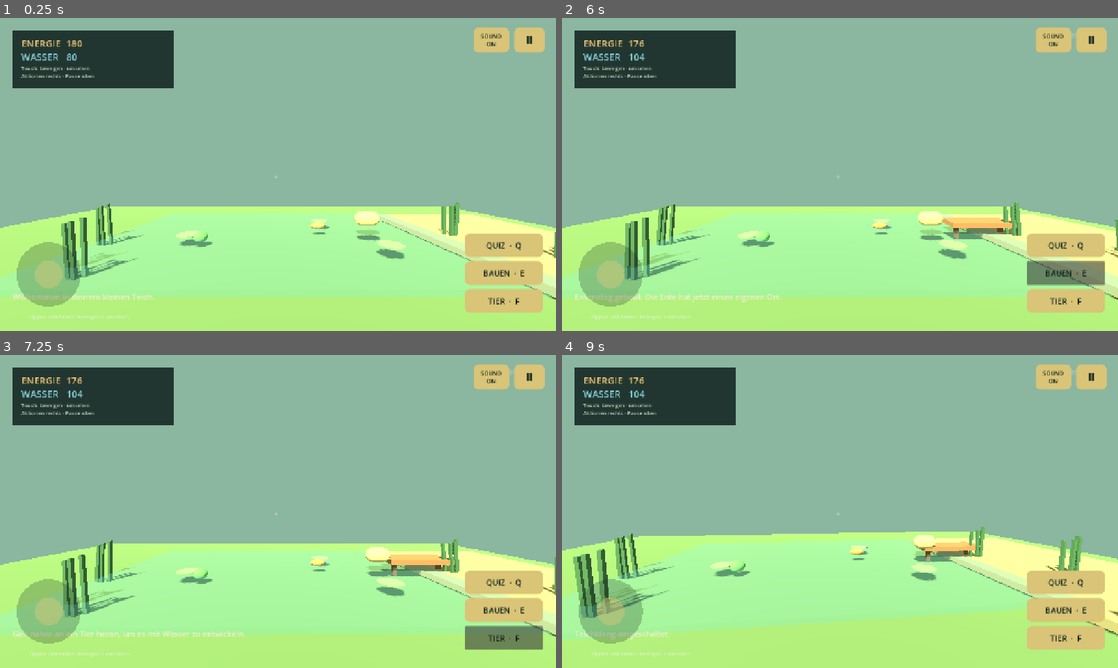
Above: before the commit, frames 1-4 (two rows, left to right).
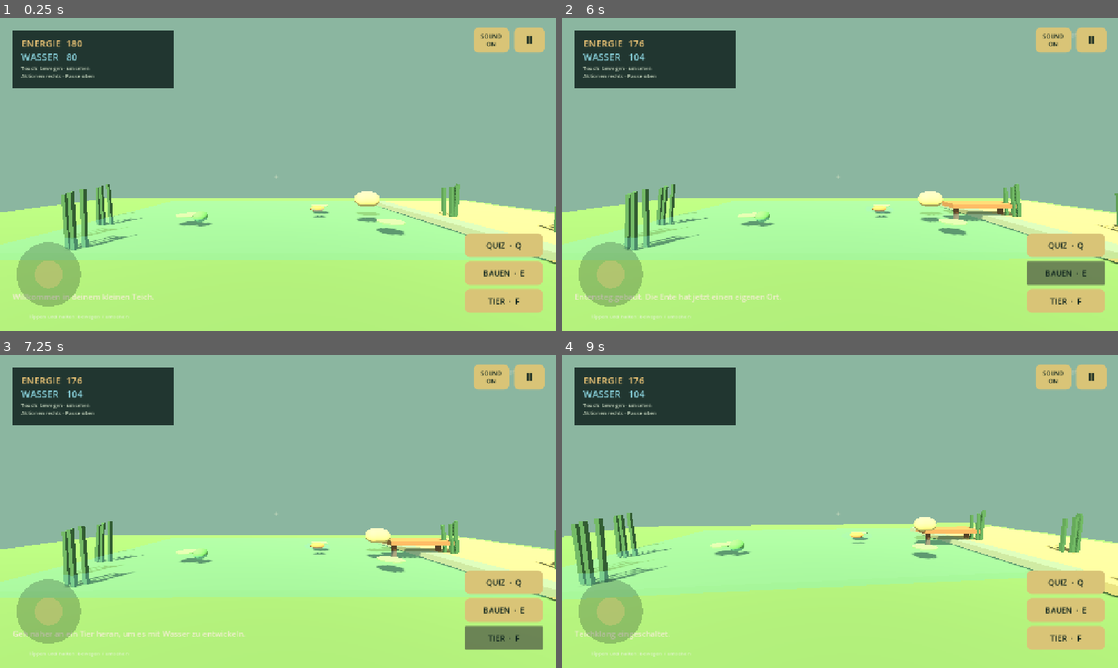
Above: after the commit, the same moments.

Repository: makopipokam/manualai.org
Game: Godot game, scene res://main.tscn
Same seed, same stepped clock (60 frames per second), same inputs: the game is played once before the commit and once after it. Sound files missing from this copy of the repository are replaced by a short silence.
Inputs (mouse positions are in pixels of both pictures, inside the frame that each line leads up to):
- Up to frame 1 (0.25 s): no input
- Up to frame 2 (6 s): click "Ⅱ" at 0.5 s; click "WEITER" at 1.25 s; click "QUIZ · Q" at 2 s; click "Ein ausgewogenes Pflanzenwach…" at 2.75 s; click "Nächste Frage" at 3.5 s; click "Langsam Abstand halten" at 4.25 s; click "Zurück zum Teich" at 5 s; click "BAUEN · E" at 5.75 s
- Up to frame 3 (7.25 s): click "TIER · F" at 6.5 s
- Up to frame 4 (9 s): click "SOUND ON" at 7.25 s; click "SOUND OFF" at 8 s; drag from (840, 511) to (895, 442) at 8.77 s

The runs differ from the first frame. In frame 1, 19% of the frame differs, in the area x 0-100%, y 52-90%; in frame 2, 19%; in frame 3, 19%; in frame 4, 20%, in the area x 0-100%, y 49-92%.

Commit message:
Add pond world collision bodies

Diff:
--- a/godot/pwnd-prototype/scripts/main.gd
+++ b/godot/pwnd-prototype/scripts/main.gd
@@ -87,14 +87,18 @@
 	sun.shadow_enabled = true
 	add_child(sun)
 	_add_box("ground", Vector3(24, 0.35, 18), Vector3(0, -0.25, 0), Color("#6b8f59"))
+	_add_collision_box("ground_collision", Vector3(24, 0.35, 18), Vector3(0, -0.25, 0))
 	water_surface = _add_box("water", Vector3(11, 0.12, 7), Vector3(0, 0.12, -1.3), Color("#4f9eaa"), 0.72)
 	_add_box("bank", Vector3(5, 0.18, 10), Vector3(7.6, 0.05, 0), Color("#a9a06f"))
+	_add_collision_box("bank_collision", Vector3(5, 0.18, 10), Vector3(7.6, 0.05, 0))
 	for x in [-6.0, -4.8, 5.8, 7.0]:
 		_add_reed(Vector3(x, 0, -2.8 + fmod(abs(x) * 1.7, 4.2)))
 	for position in [Vector3(-3.0, 0.22, -1.0), Vector3(1.8, 0.22, -3.0), Vector3(3.2, 0.22, 0.0)]:
 		_add_lily(position)
 	_add_box("shore_stone", Vector3(1.1, 0.6, 0.8), Vector3(-6.5, 0.3, 2.7), Color("#768276"))
+	_add_collision_box("shore_stone_collision", Vector3(1.1, 0.6, 0.8), Vector3(-6.5, 0.3, 2.7))
 	_add_box("shore_stone", Vector3(0.8, 0.5, 0.7), Vector3(5.8, 0.25, 3.1), Color("#8c9280"))
+	_add_collision_box("shore_stone_collision", Vector3(0.8, 0.5, 0.7), Vector3(5.8, 0.25, 3.1))
 
 func _build_ambient_audio() -> void:
 	ambient_audio = AudioStreamPlayer.new()
@@ -122,6 +126,18 @@
 	add_child(item)
 	return item
 
+func _add_collision_box(label_name: String, size: Vector3, position: Vector3) -> StaticBody3D:
+	var body := StaticBody3D.new()
+	body.name = label_name
+	var collision := CollisionShape3D.new()
+	var shape := BoxShape3D.new()
+	shape.size = size
+	collision.shape = shape
+	body.position = position
+	body.add_child(collision)
+	add_child(body)
+	return body
+
 func _add_reed(position: Vector3) -> void:
 	for index in range(4):
 		var reed := _add_box("reed", Vector3(0.08, 1.1 + index * 0.1, 0.08), position + Vector3(index * 0.14, 0.55, sin(index) * 0.16), Color("#48754d"))
@@ -146,7 +162,7 @@
 func _build_player() -> void:
 	player = PlayerScript.new()
 	player.name = "Player"
-	player.position = Vector3(0, 0.65, 5.8)
+	player.position = Vector3(0, 0.0, 5.8)
 	var collision := CollisionShape3D.new()
 	var capsule := CapsuleShape3D.new()
 	capsule.radius = 0.35
@@ -415,11 +431,13 @@
 	var platform_position: Vector3 = definition["platform_position"]
 	var platform_color: Color = definition["platform_color"]
 	_add_box("duck_dock", platform_size, platform_position, platform_color)
+	_add_collision_box("duck_dock_collision", platform_size, platform_position)
 	var post_size: Vector3 = definition["post_size"]
 	var post_color: Color = definition["post_color"]
 	for post_data in definition["post_positions"]:
 		var post_position: Vector3 = post_data
 		_add_box("duck_dock_post", post_size, post_position, post_color)
+		_add_collision_box("duck_dock_post_collision", post_size, post_position)
 
 func _set_duck_dock_target() -> void:
 	var target_position: Vector3 = STRUCTURE_DEFINITIONS["duck_dock"]["target_position"]
--- a/godot/pwnd-prototype/tests/regression_test.gd
+++ b/godot/pwnd-prototype/tests/regression_test.gd
@@ -33,6 +33,7 @@
 	await _test_touch_reset(main)
 	_test_animal_stays_on_plane(main)
 	_test_wading_matches_surface(main)
+	await _test_world_collisions(main)
 	await _test_quiz_layout(main)
 
 	print("")
@@ -181,6 +182,30 @@
 	_check(player.is_in_water(), "Wassergrenze berücksichtigt die Mesh-Rotation")
 	main.water_surface.rotation.y = 0.0
 
+func _test_world_collisions(main: Node3D) -> void:
+	print("Weltkollision")
+	var static_bodies: Array[Node] = []
+	for child in main.get_children():
+		if child is StaticBody3D:
+			static_bodies.append(child)
+	_check(static_bodies.size() >= 4, "Boden, Ufer und Steine haben Kollisionen", "körper=%d" % static_bodies.size())
+	main.energy = 999
+	main.dock_built = false
+	main._build_dock()
+	var with_dock := 0
+	for child in main.get_children():
+		if child is StaticBody3D:
+			with_dock += 1
+	_check(with_dock >= 7, "Entensteg erhält Plattform- und Pfostenkollisionen", "körper=%d" % with_dock)
+	main.player.rotation.y = PI / 2.0
+	main.player.global_position = Vector3(-5.0, 0.0, 2.7)
+	main.player.set_mobile_move(Vector2(0, -1))
+	for _step in range(18):
+		await physics_frame
+	main.player.set_mobile_move(Vector2.ZERO)
+	_check(main.player.global_position.x > -5.95, "Spieler wird vom Uferstein gestoppt", "x=%.2f" % main.player.global_position.x)
+	main.player.rotation.y = 0.0
+
 func _test_quiz_layout(main: Node3D) -> void:
 	print("Quiz-Layout")
 	var quiz = main.quiz_panel
Not shown, changed: godot/pwnd-prototype/README.md
Not shown, changed: godot/pwnd-prototype/ROADMAP.md
